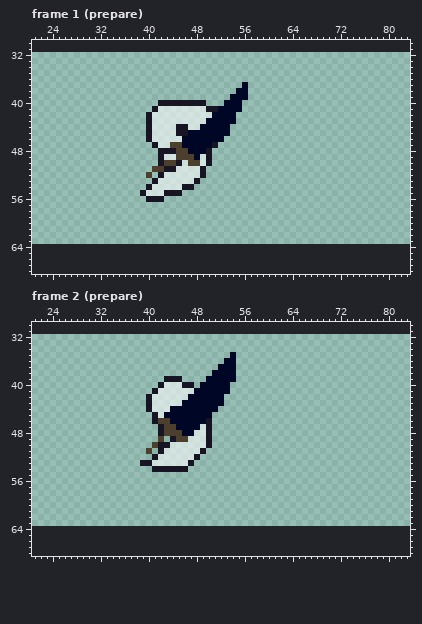
Edited in one commit: pixel-art file (Assets/Graphics/Enemies/Sword_Spirit/Wildfire_Spirit_Melee_Enemy_1.aseprite). The picture above was drawn from the file before the commit.
96x32 pixels, 20 frames. Shown: frame 1 (prepare): x 21..83, y 30..68; frame 2 (prepare): x 21..83, y 30..68. The old version is drawn lined up with the new one, on the new canvas. The commit also changed other frames, which this record leaves out.
The same view after the edit:
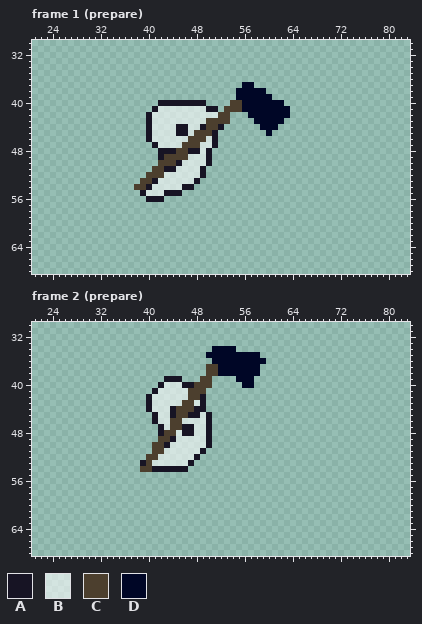
Palette (. is transparent): A #171424  B #ffffff95  C #4c3f2e  D #000626
What changed:
canvas 96x32 -> 96x96, the old top-left corner now at 0,32
Frame 1 (prepare):
Colour D becomes colour A in row 44 at x 49 and 52; in rows 45 to 46 at x 51; in row 48 at x 47 to 48.
Colour C becomes colour B in row 47 at x 44 to 45; in row 49 at x 47; in row 50 at x 47 to 48.
Colour D becomes colour B in row 42 at x 51; in row 45 at x 47; in row 46 at x 46 and 50; in row 47 at x 49 to 50; in row 48 at x 49; in row 49 at x 48.
The author put colour C in row 52 at x 41; in row 53 at x 39 to 40; in row 54 at x 38 to 39.
Colour A becomes colour C in row 50 at x 42; in row 52 at x 42.
Colour B becomes colour C in row 49 at x 43 to 44.
Colour D becomes colour C in row 40 at x 54 to 55; in row 41 at x 53 to 55; in row 42 at x 52 to 53; in row 43 at x 50 to 53; in row 44 at x 50 to 51; in row 45 at x 48 to 50.
Colour D becomes colour C in row 46 at x 47 to 49; in row 47 at x 46 to 48.
The author put colour D in row 37 at x 57; in row 38 at x 57 to 59; in row 39 at x 57 to 60; in row 40 at x 56 to 62; in row 41 at x 56 to 63; in row 42 at x 57 to 63.
The author put colour D in row 43 at x 58 to 62; in row 44 at x 59 to 61; in row 45 at x 60.
Colour D is removed in row 39 at x 54; in row 40 at x 53; in row 41 at x 52; in rows 42 to 43 at x 54; in row 44 at x 53; in row 45 at x 52 to 53.
Colour D is removed in row 46 at x 52.
Frame 2 (prepare):
Colour D becomes colour A in rows 42 to 43 at x 49; in row 44 at x 44 and 48 to 49; in row 45 at x 44, 47 to 48 and 50; in rows 47 to 48 at x 46 to 47.
Colour C becomes colour B in row 46 at x 42 to 43; in row 47 at x 43; in row 48 at x 45; in row 49 at x 45 to 46.
Colour D becomes colour B in row 43 at x 48; in row 45 at x 43 and 49; in row 46 at x 46 to 49; in row 47 at x 48.
The author put colour C in row 37 at x 50 to 51; in row 38 at x 50; in row 39 at x 49; in row 40 at x 48; in row 49 at x 43; in row 51 at x 41.
The author put colour C in row 52 at x 40; in row 54 at x 39 to 40.
Colour A becomes colour C in rows 50 to 51 at x 42; in row 52 at x 41; in row 53 at x 40.
Colour B becomes colour C in row 41 at x 47.
Colour D becomes colour C in row 38 at x 51; in row 39 at x 50; in row 40 at x 49 to 50; in row 41 at x 48 to 49; in row 42 at x 47 to 48; in row 43 at x 46 to 47.
Colour D becomes colour C in row 44 at x 45 to 47; in row 45 at x 45 to 46; in row 46 at x 44 to 45; in row 47 at x 45.
The author put colour D in row 34 at x 51 to 54; in row 35 at x 50 to 53 and 55 to 58; in row 36 at x 51 to 52 and 55 to 59; in rows 37 to 38 at x 55 to 58; in row 39 at x 55 to 57; in row 40 at x 56 to 57.
Colour C is removed in row 51 at x 40.
Colour D is removed in row 39 at x 51 to 54; in row 40 at x 51 to 53; in row 41 at x 50 to 53; in rows 42 to 43 at x 50 to 52; in row 44 at x 50 to 51.
